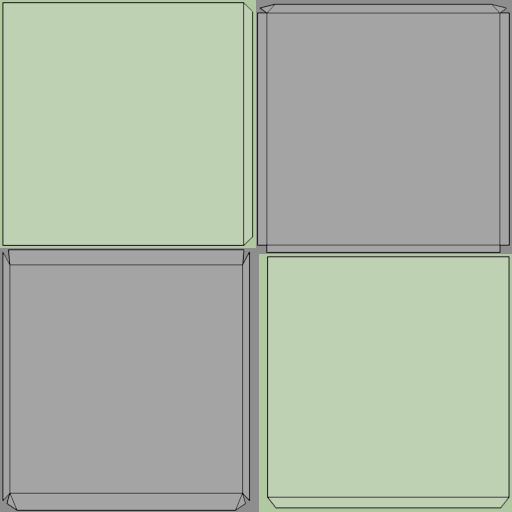
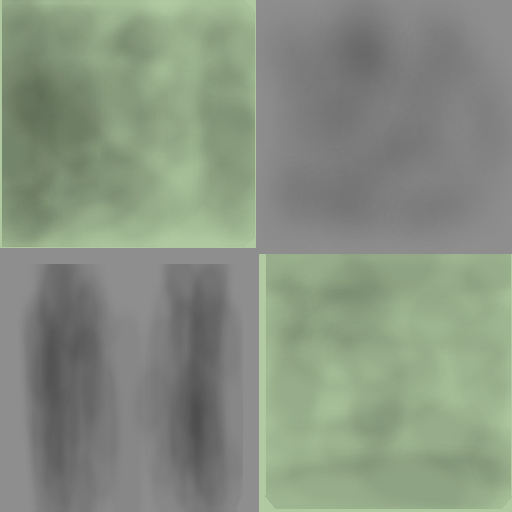
The second 512px x 512px image is a revision of the first. Changes to its layers:
hid "rover-lander-leg.png" over (257, 3, 510, 509)
hid "rover-lander-door.png" over (2, 2, 254, 511)
removed layer "texture" over (0, 0, 512, 512)
added layer "rover-lander-door.png #1" above "norm copy" over (0, 0, 512, 512)
added layer "norm copy" above "norm" over (0, 0, 512, 512)
